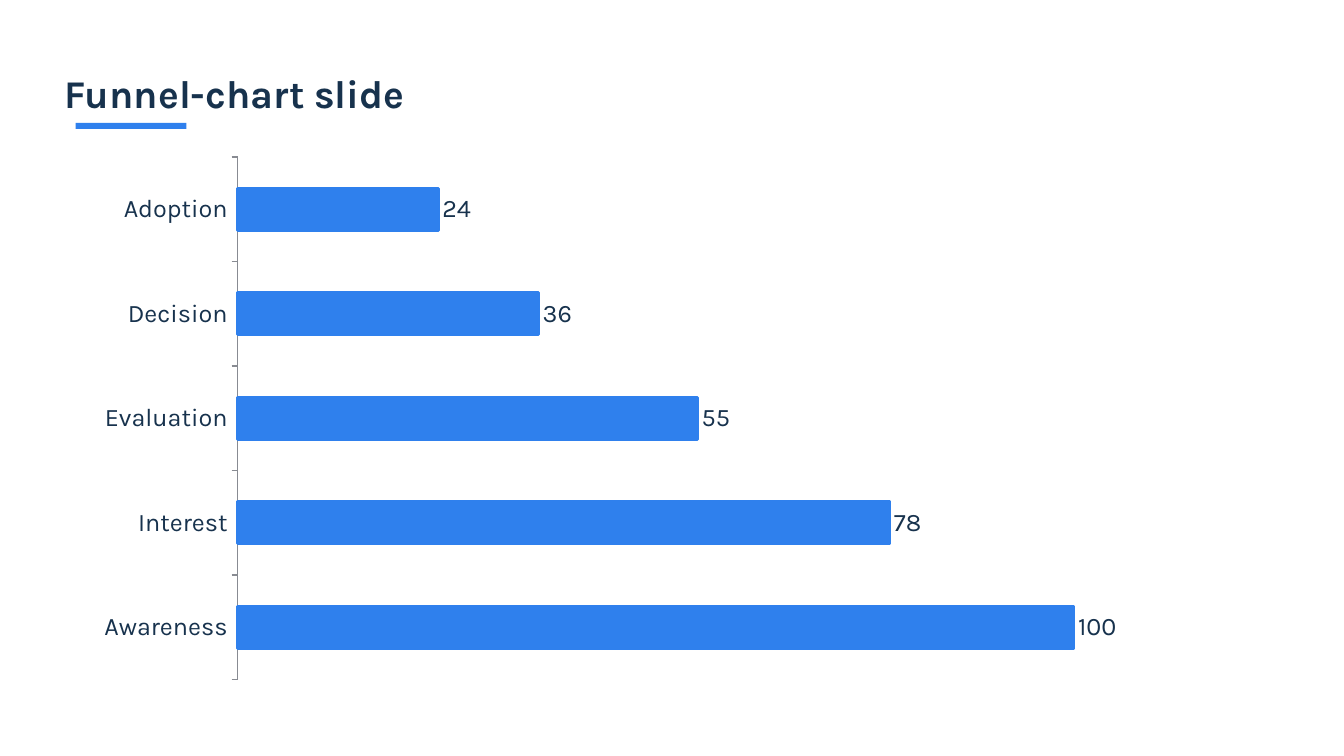
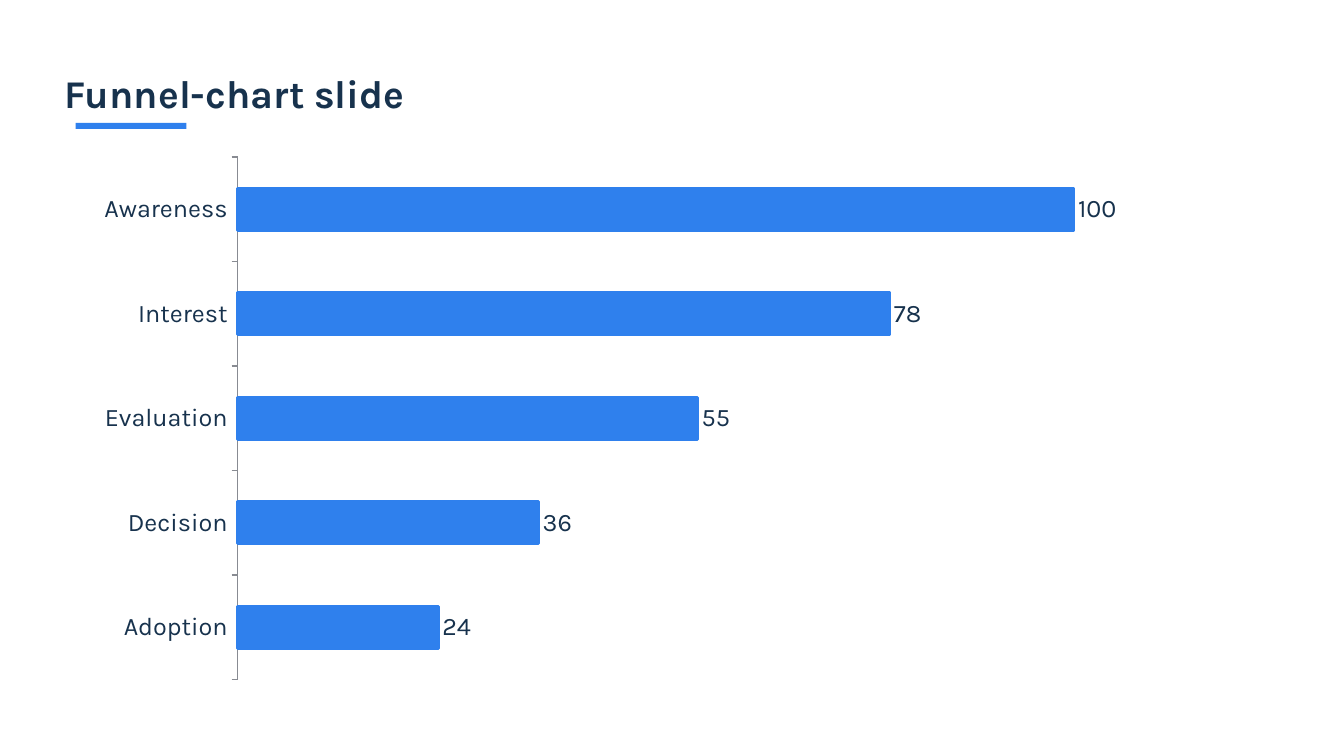
Before and after one commit to agwp/brand-faithful-pptx, a slide deck: slide 67 of references/plain-fallback-100-layouts.pptx. Drawn at 1344x756 pixels with LibreOffice and Linux fonts; fonts in the diff are those of the drawing. Boxes give left, top, right and bottom in pixels: in the first picture for what was removed or moved away, otherwise in the second. Text is boxed around its words. In the diff, an @@ line names an element or a change of style, - is before the commit and + after.

```diff
--- a/references/plain-fallback-100-layouts.pptx
+++ b/references/plain-fallback-100-layouts.pptx
@@ bar chart at [81, 146, 1265, 691] @@
@@ category axis changed @@
```
Also in this commit, not shown: 5 other slides changed, 4 other files.
